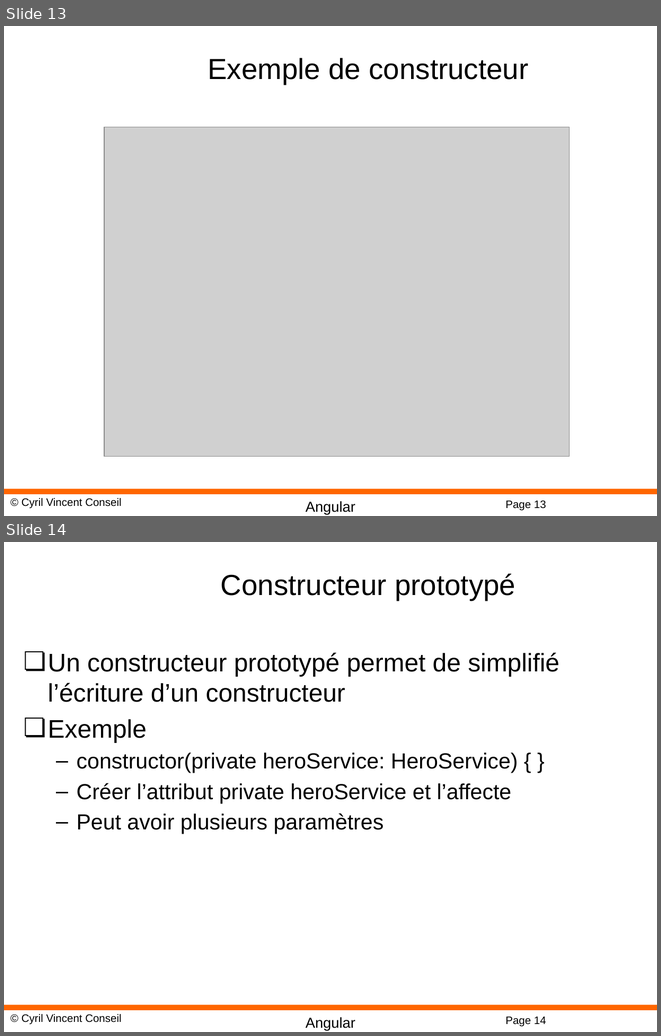
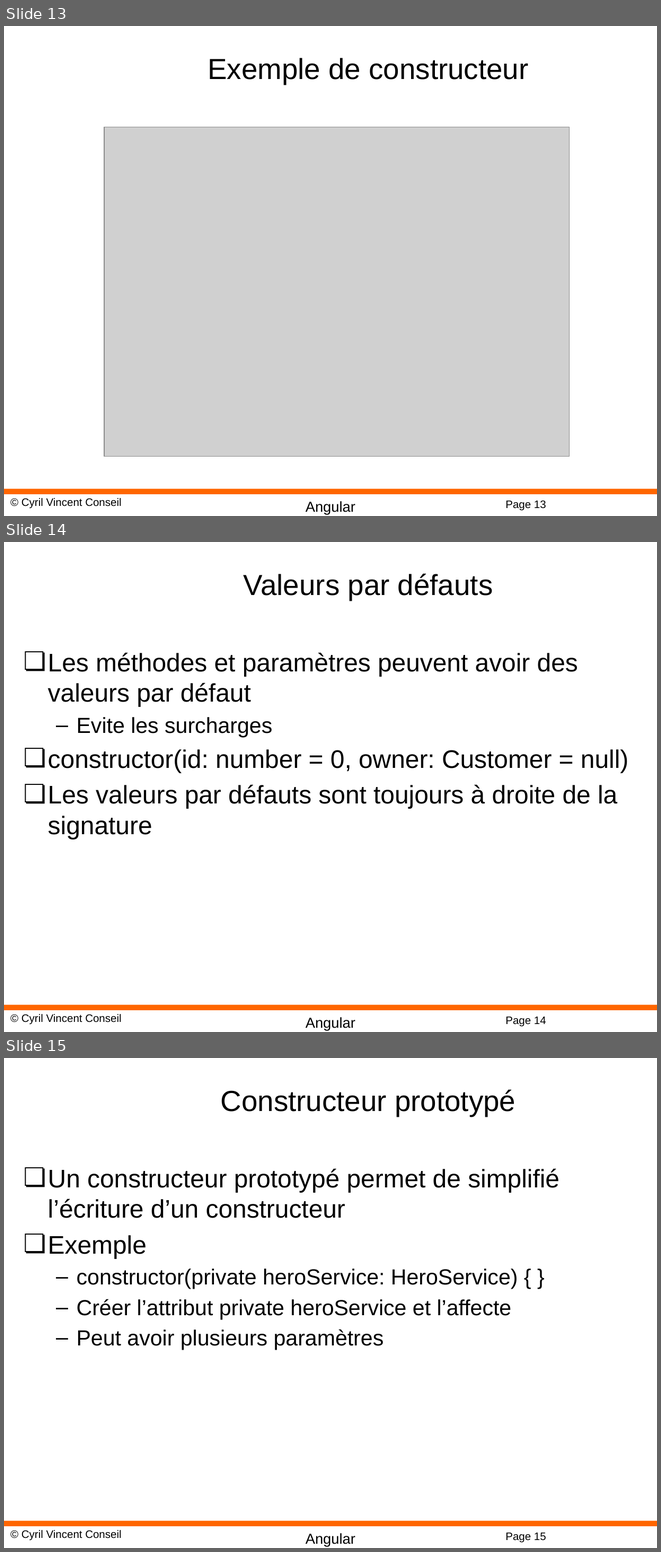
Before and after one commit to cyrilvincent/angular, a slide deck: PPT/Angular10-TSOO.pptx. Shown one above the other, each under a label of ours: slides 13 and 14 before the commit, slides 13, 14 and 15 after it. The pictures are 661x1036 and 661x1552 pixels, drawn with LibreOffice and Linux fonts; fonts in the diff are those of the drawing; grey boxes stand for pictures; background and template pictures are left out. Boxes give left, top, right and bottom in pixels: in the first picture for what was removed or moved away, otherwise in the second. Text is boxed around its words. In the diff, an @@ line names an element or a change of style, - is before the commit and + after.

```diff
--- a/PPT/Angular10-TSOO.pptx
+++ b/PPT/Angular10-TSOO.pptx
@@ slide 14 added at (x1=4, y1=542, x2=657, y2=1032), background #FFFFFF; not listed: 4 template elements that a slide beside it also shows @@
@@ title added at (x1=244, y1=573, x2=493, y2=600), 32 pt, text #000000 @@
+Valeurs par défauts
@@ text added at (x1=48, y1=652, x2=628, y2=839), 28 pt, text #000000 @@
+❏ Les méthodes et paramètres peuvent avoir des valeurs par défaut
+  – Evite les surcharges
+❏ constructor(id: number = 0, owner: Customer = null)
+❏ Les valeurs par défauts sont toujours à droite de la signature
@@ what was slide 14 is now slide 15 @@
@@ page number at (x1=505, y1=1532, x2=546, y2=1542): text changed @@
-Page 14
+Page 15
```
Also in this commit, not shown: 1 other slide added, 1 slide removed, 51 other files.
